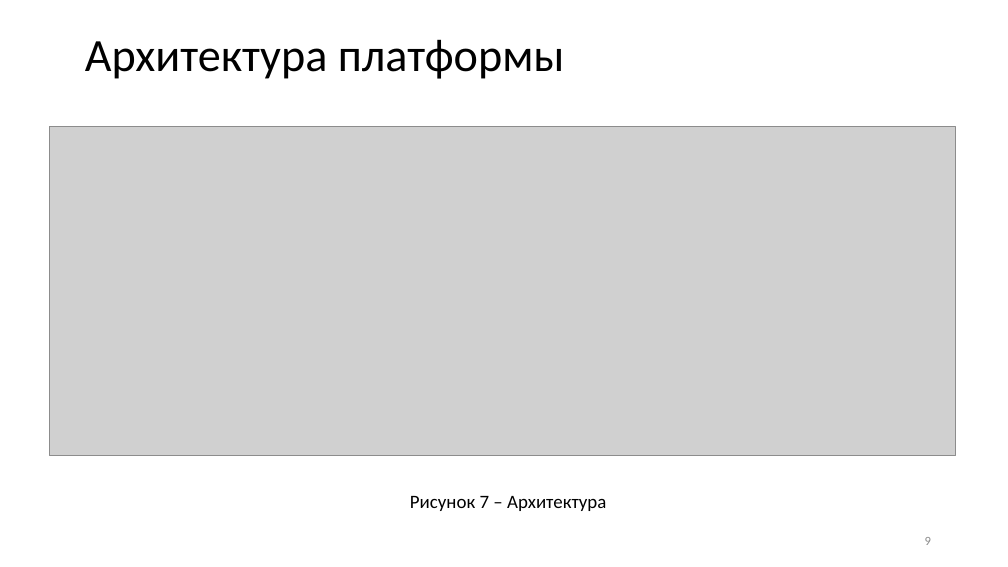
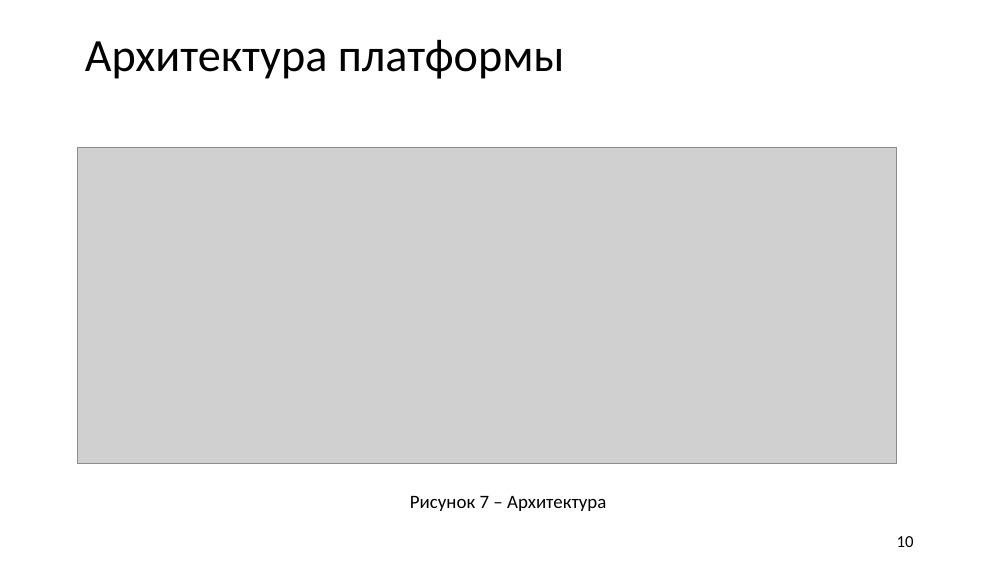
Before and after one commit to R3nnyWeb/Codest, a slide deck: slide 10 of Вашкулатов 12.04.pptx (slide 9 before the commit). Drawn at 1008x567 pixels with LibreOffice and Linux fonts; fonts in the diff are those of the drawing; grey boxes stand for pictures; background and template pictures are left out. Boxes give left, top, right and bottom in pixels: in the first picture for what was removed or moved away, otherwise in the second. Text is boxed around its words. In the diff, an @@ line names an element or a change of style, - is before the commit and + after.

```diff
--- a/Вашкулатов 12.04.pptx
+++ b/Вашкулатов 12.04.pptx
@@ picture: place and size @@
-picture at (49,126,956,456)
+picture at (77,147,896,464)
@@ page number added at (897,536,914,547), 16 pt, text #000000 @@
+10
@@ page number removed at (925,537,931,545) @@
-9
```
Also in this commit, not shown: 10 other slides changed, 2 slides added, 3 slides removed, 35 other files.
